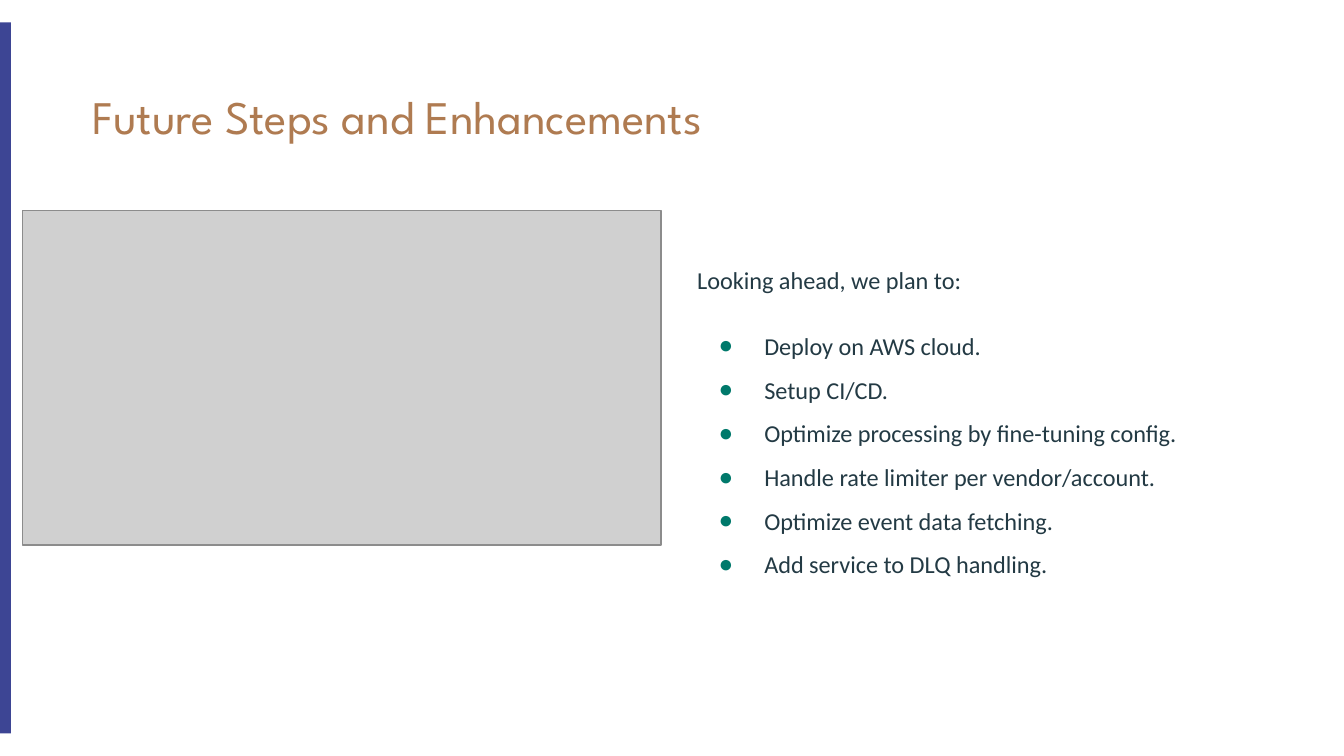
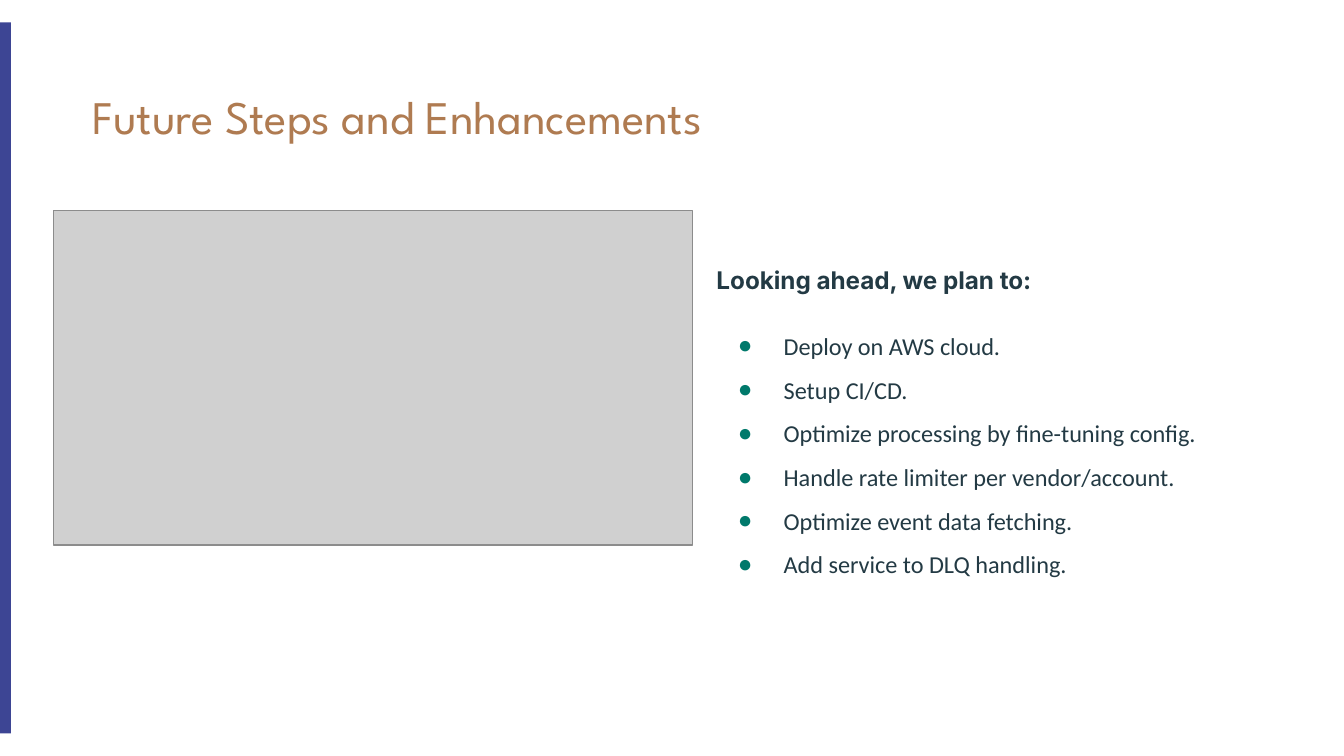
Before and after one commit to long-lehoang/event-processing-fairness, a slide deck: slide 9 of docs/Webhook Notifier Event Processing Solution.pptx. Drawn at 1344x756 pixels with LibreOffice and Linux fonts; fonts in the diff are those of the drawing; grey boxes stand for pictures. Boxes give left, top, right and bottom in pixels: in the first picture for what was removed or moved away, otherwise in the second. Text is boxed around its words. In the diff, an @@ line names an element or a change of style, - is before the commit and + after.

```diff
--- a/docs/Webhook Notifier Event Processing Solution.pptx
+++ b/docs/Webhook Notifier Event Processing Solution.pptx
@@ picture: place and size @@
-picture at box(23, 211, 661, 546)
+picture at box(54, 211, 692, 546)
@@ text "Looking ahead, we plan to:": place and size @@
-text "Looking ahead, we plan to:" at box(697, 272, 1176, 577)
+text "Looking ahead, we plan to:" at box(716, 270, 1196, 577)
@@ text at box(716, 270, 1032, 295): font Calibri to Inter, bold on in "Looking ahead, we plan to:" @@
```
Also in this commit, not shown: 2 other slides changed, 16 other files.
